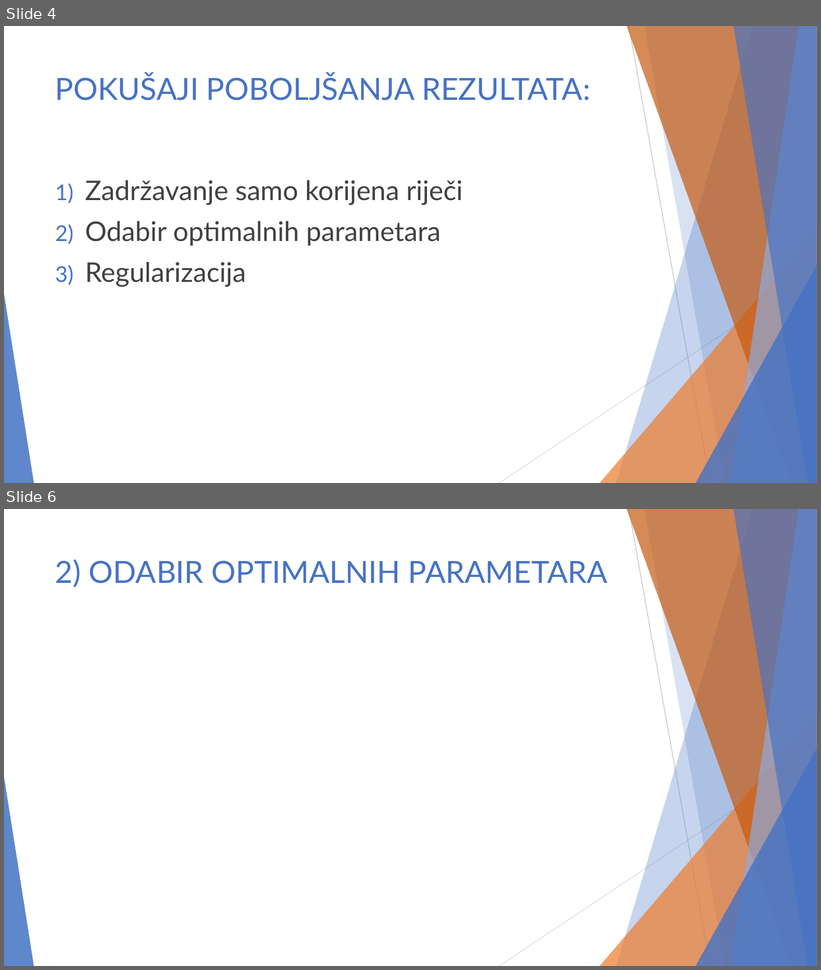
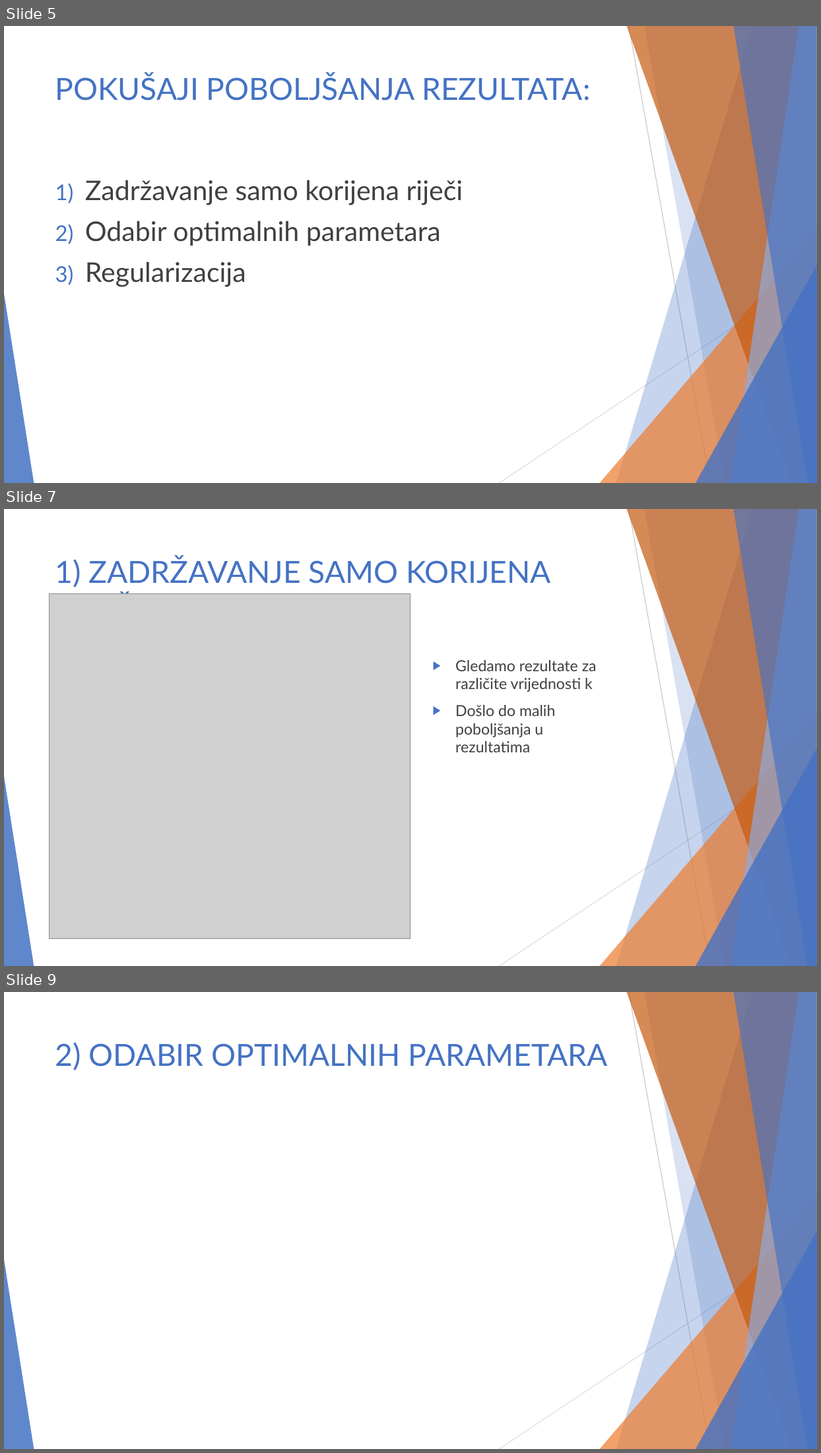
Before and after one commit to majajuric/UUZOP-Text-Classification-using-String-Kernels, a slide deck: UZOP_prezentacija.pptx. Shown one above the other, each under a label of ours: slides 4 and 6 before the commit, slides 5, 7 and 9 after it; the slides between them are not shown. The pictures are 821x970 and 821x1453 pixels, drawn with LibreOffice and Linux fonts; fonts in the diff are those of the drawing; grey boxes stand for pictures. Boxes give left, top, right and bottom in pixels: in the first picture for what was removed or moved away, otherwise in the second. Text is boxed around its words. In the diff, an @@ line names an element or a change of style, - is before the commit and + after.

Commit message:
dodano zadržavanje korijena riječi

```diff
--- a/UZOP_prezentacija.pptx
+++ b/UZOP_prezentacija.pptx
@@ slide 7 added at <box>4,509,817,966</box>, background #FFFFFF; not listed: 10 template elements that a slide beside it also shows @@
@@ title added at <box>55,557,551,594</box>, 36 pt, text #4472C4 @@
+1) ZADRŽAVANJE SAMO KORIJENA RIJEČI
@@ picture added at <box>49,593,411,939</box> @@
@@ text added at <box>455,660,597,753</box>, 18 pt, text #404040 @@
+▶ Gledamo rezultate za različite vrijednosti k
+▶ Došlo do malih poboljšanja u rezultatima
@@ what was slide 4 is now slide 5 @@
@@ what was slide 6 is now slide 9 @@
```
Also in this commit, not shown: 2 slides changed, 2 other slides added.
